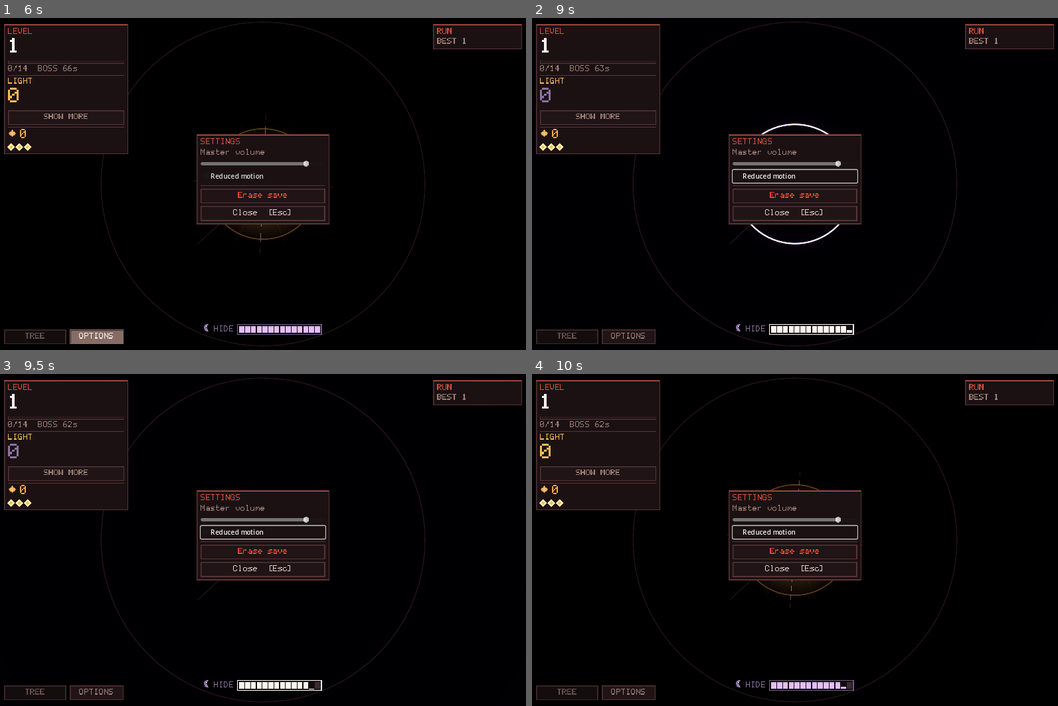
Above: before the commit, frames 1-4 (two rows, left to right).
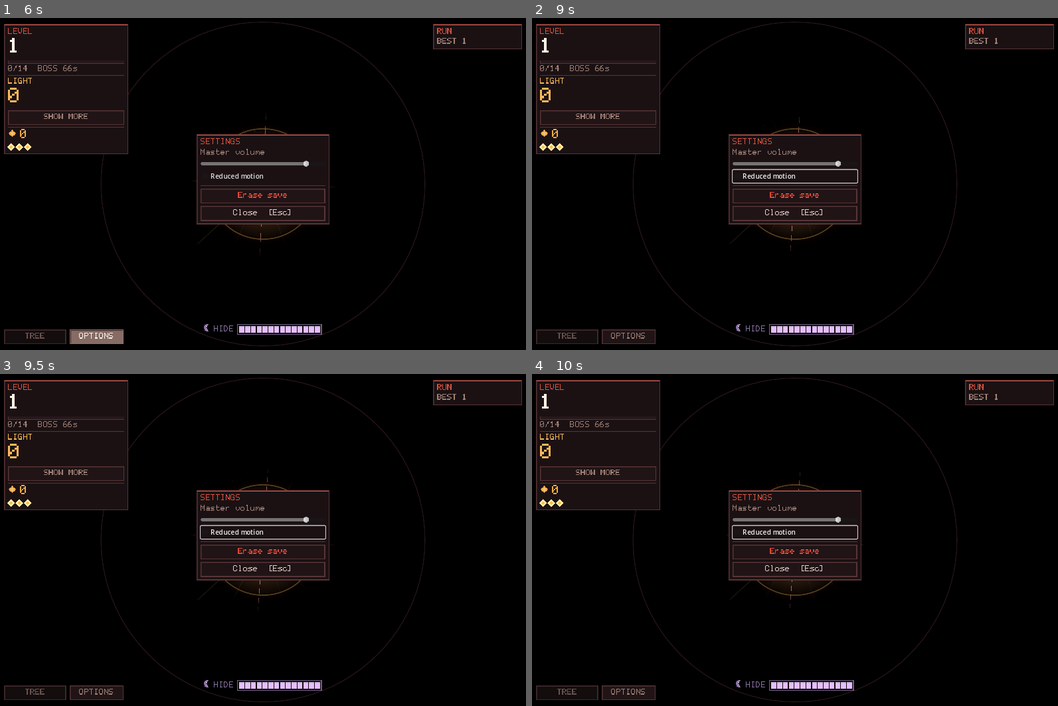
Above: after the commit, the same moments.

Repository: joseph-bergin/bloom
Game: Godot game, scene res://scenes/TitleScreen.tscn
Two runs of this game, one before a commit and one after it. Both use one fixed random seed, a clock stepped at 60 frames per second and the inputs below.
Inputs (mouse positions are in pixels of both pictures, inside the frame that each line leads up to):
- Up to frame 1 (6 s): click "BEGIN" at 0.5 s; click "SHOW MORE" at 1.25 s; click "SHOW LESS" at 2 s; click "SHOW MORE" at 2.75 s; click "SHOW LESS" at 3.5 s; click "SHOW MORE" at 4.25 s; click "SHOW LESS" at 5 s; click "OPTIONS" at 5.75 s
- Up to frame 2 (9 s): click "Reduced motion" at 6.5 s; click "Reduced motion" at 7.25 s; click "Reduced motion" at 8 s; tap Enter at 8.75 s; move the mouse to (910, 167) at 8.77 s; hold Space (douse) from 8.78 s (still down); click (910, 167) at 8.92 s
- Up to frame 3 (9.5 s): keep holding Space (douse)
- Up to frame 4 (10 s): release Space (douse) at 9.5 s; drag from (689, 556) to (768, 606) at 9.52 s

Frame 1 is identical in both runs. In frame 2, 0.8% of the frame differs, in the area x 1-63%, y 14-96%; in frame 3, 0.6%; in frame 4, less than 0.1%.

Commit message:
Make the pause menu actually pause
Opening the settings panel did not stop the sim. GameState.paused was only
ever written by the title screen, which lives in a different scene and is
gone by the time Main exists, so inside a run it was permanently false.
Contacts kept spawning and moving and the turret kept firing behind the
menu.

Worse, Main._process turns aiming off whenever a menu is up, and the
turret's fallback for "not aiming" is Turret.nearest() — closest visible
contact, aim ignored. So the pause menu did not pause the game, it handed
the player a turret that could not miss for as long as they left it open.

Main now owns the flag: paused = settings.visible. Every other case that
disables aiming (tree open, run over, upgrading) already stops the tick,
so after this there is no state where auto-aim fires on a live sim.

Tested two ways. The suite gets the tick gate. The wiring itself needs a
frame, which the suite cannot do — its runner calls run_all() inside
_initialize() and quits before the main loop starts — so tools/dev/
PauseProbe boots the real Main scene and asserts the invariant directly,
including "auto-aim never runs while the sim is live". Verified against a
reverted fix: 2 of its 6 checks fail without it.

The probe splits across two files because a --script main loop is compiled
before autoloads register, so naming GameState in it is a compile error
even though the singleton exists by the time a frame runs. Same reason
test_runner load()s suite.gd rather than referencing it.

347 pass, probe clean.

Co-Authored-By: Claude Opus 5 <noreply@anthropic.com>

Diff:
--- a/scenes/Main.gd
+++ b/scenes/Main.gd
@@ -47,7 +47,15 @@
 			if GameState.upgrading() and not GameState.s.run_over:
 				tree_view.open_view()
 
-	# Aiming only applies while the player is looking at the field.
+	# The settings panel is the pause menu, so it has to actually pause.
+	# Nothing was setting this outside the title screen, so the sim kept
+	# running behind the menu *and* aiming fell back to auto below — the
+	# turret became a perfect auto-targeting gun for as long as it was open.
+	GameState.paused = settings.visible
+
+	# Aiming only applies while the player is looking at the field. Every
+	# case here also stops the tick (upgrading, run over, paused), so the
+	# auto fallback can never fire on the player's behalf.
 	field.set_aiming(not tree_view.visible and not run_end.visible
 		and not settings.visible and not GameState.s.run_over)
 
--- a/tests/suite.gd
+++ b/tests/suite.gd
@@ -483,6 +483,20 @@
 			peak = maxf(peak, absf(float(w.data.decode_s16(i * 2)) / 32767.0))
 		ok(peak > 0.05, "%s is audible (peak %.3f)" % [name, peak])
 		ok(peak < 0.999, "%s does not clip (peak %.3f)" % [name, peak])
+
+## The pause menu used to leave the sim ticking while aiming fell back to
+## auto, so holding it open turned the turret into a gun that never missed.
+## Pausing has to stop the tick outright.
+func test_pausing_stops_the_tick() -> void:
+	var s := fresh()
+	s.phase = GameStateData.Phase.FIGHTING
+	GameState.paused = true
+	GameState._physics_process(0.5)
+	near(s.t, 0.0, 1e-6, "no time passes while paused")
+	ok(s.contacts.is_empty(), "and nothing spawns behind the menu")
+	GameState.paused = false
+	GameState._physics_process(0.5)
+	ok(s.t > 0.0, "time passes again once unpaused")
 
 func test_tree_is_the_right_size() -> void:
 	var n: int = TreeDB.nodes.size()
--- /dev/null
+++ b/tools/dev/PauseProbe.gd
@@ -0,0 +1,26 @@
+extends SceneTree
+## Boots the real Main scene and checks the menu/sim wiring, which the unit
+## suite cannot reach — its runner is synchronous and never runs a frame.
+##   godot --headless --script res://tools/dev/PauseProbe.gd
+##
+## The checks live in a script this one load()s: a --script main loop is
+## compiled before the autoloads register, so naming GameState here is a
+## compile error even though it exists by the time a frame runs.
+
+func _initialize() -> void:
+	var packed: Variant = load("res://scenes/Main.tscn")
+	if packed == null:
+		printerr("Main.tscn failed to load")
+		quit(1)
+		return
+	root.add_child((packed as PackedScene).instantiate())
+
+func _process(_d: float) -> bool:
+	var script: Variant = load("res://tools/dev/pause_checks.gd")
+	if script == null or not (script is GDScript):
+		printerr("pause_checks.gd failed to load")
+		quit(1)
+		return true
+	var main: Node = root.get_child(root.get_child_count() - 1)
+	quit(int((script as GDScript).new().call("run", main)))
+	return true
--- /dev/null
+++ b/tools/dev/pause_checks.gd
@@ -0,0 +1,36 @@
+extends RefCounted
+## What must hold between the menus and the sim. See PauseProbe.gd.
+
+var _fails: int = 0
+
+func run(main: Node) -> int:
+	var settings: Control = main.get_node("UILayer/Modals/SettingsPanel")
+	var field: Node2D = main.get_node("FieldView")
+
+	settings.visible = false
+	main._process(0.0)
+	_ok(not GameState.paused, "no menu open: the sim runs")
+	_ok(field.aiming_enabled, "no menu open: the player aims")
+
+	settings.visible = true
+	main._process(0.0)
+	_ok(GameState.paused, "pause menu open: the sim is paused")
+	_ok(not field.aiming_enabled, "pause menu open: aiming is off")
+	# The bug this file exists for: aiming falls back to auto behind a menu,
+	# so if the sim is still ticking the turret plays the game for you.
+	_ok(not (GameState.s.aim_auto and not GameState.paused),
+		"auto-aim never runs while the sim is live")
+
+	settings.visible = false
+	main._process(0.0)
+	_ok(not GameState.paused, "menu closed: the sim resumes")
+
+	print("%d checks failed" % _fails)
+	return 1 if _fails > 0 else 0
+
+func _ok(cond: bool, msg: String) -> void:
+	if cond:
+		print("  ok   ", msg)
+	else:
+		_fails += 1
+		printerr("  FAIL ", msg)
Not shown, changed: README.md
